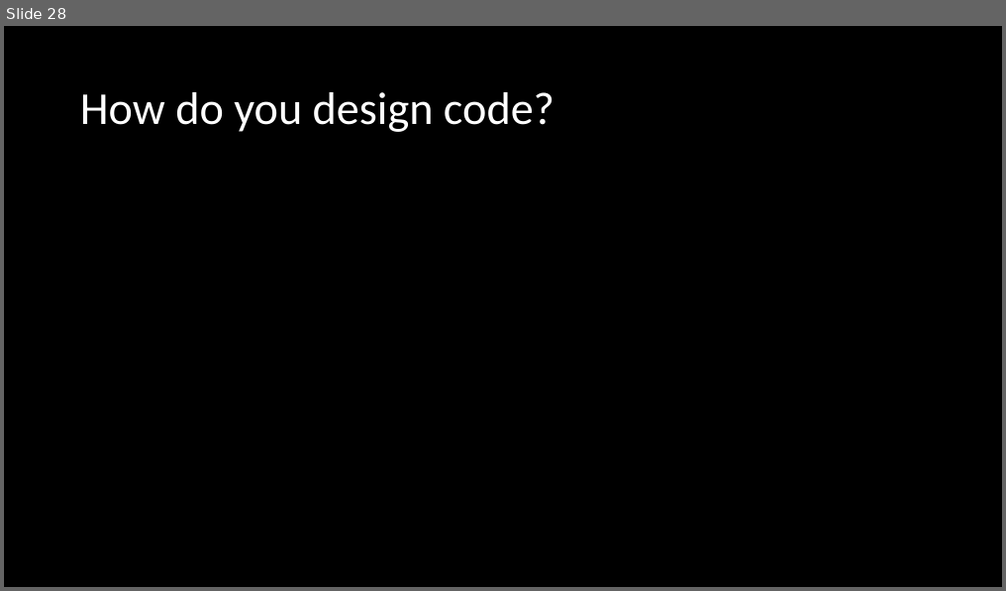
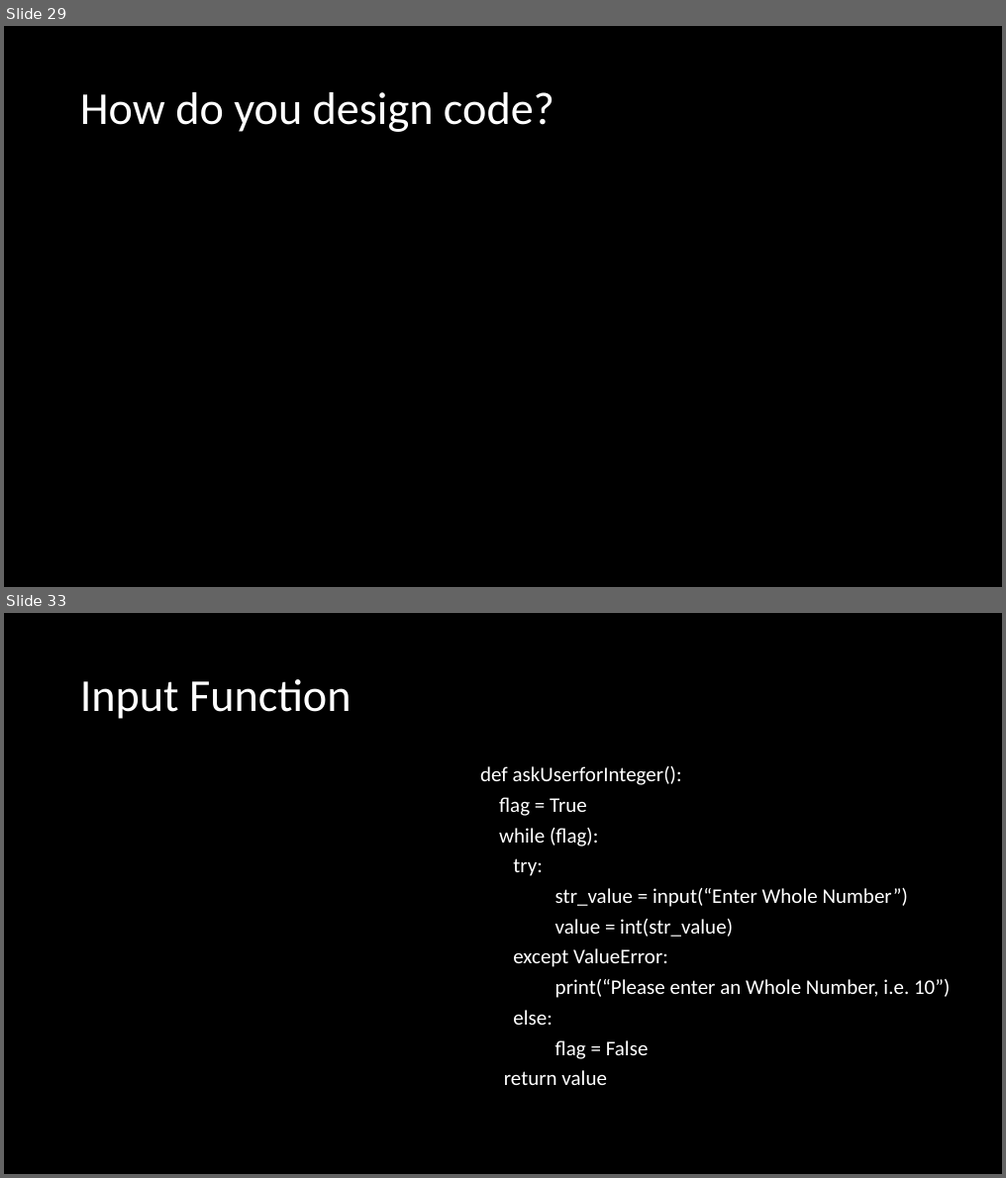
Before and after one commit to BroClements/CSE210ProgwClasses, a slide deck: CSE210Wk01ProgrammingTools.pptx. Shown one above the other, each under a label of ours: slide 28 before the commit, slides 29 and 33 after it; the slides between them are not shown. The pictures are 1006x591 and 1006x1178 pixels, drawn with LibreOffice and Linux fonts; fonts in the diff are those of the drawing. Boxes give left, top, right and bottom in pixels: in the first picture for what was removed or moved away, otherwise in the second. Text is boxed around its words. In the diff, an @@ line names an element or a change of style, - is before the commit and + after.

```diff
--- a/CSE210Wk01ProgrammingTools.pptx
+++ b/CSE210Wk01ProgrammingTools.pptx
@@ slide 33 added at <box>4,613,1002,1174</box>, background #000000 @@
@@ title added at <box>80,679,351,719</box>, 44 pt, text #FFFFFF @@
+Input Function
@@ text added at <box>480,766,949,1085</box>, 20 pt, text #FFFFFF @@
+def askUserforInteger():
+flag = True
+while (flag):
+try:
+str_value = input(“Enter Whole Number”)
+value = int(str_value)
+except ValueError:
+print(“Please enter an Whole Number, i.e. 10”)
+else:
+flag = False
+return value
@@ what was slide 28 is now slide 29 @@
```
Also in this commit, not shown: 1 slide changed, 23 other slides added.
